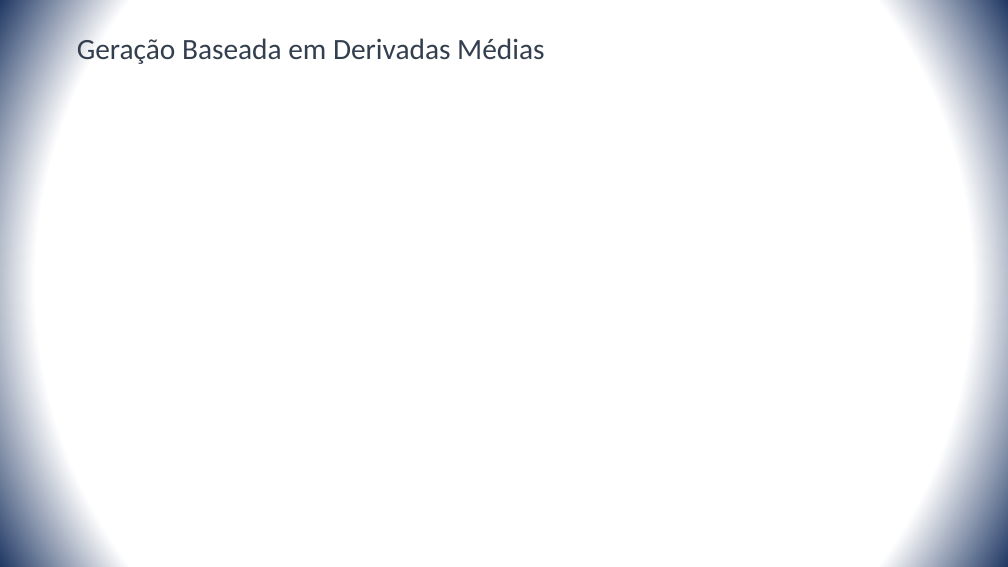
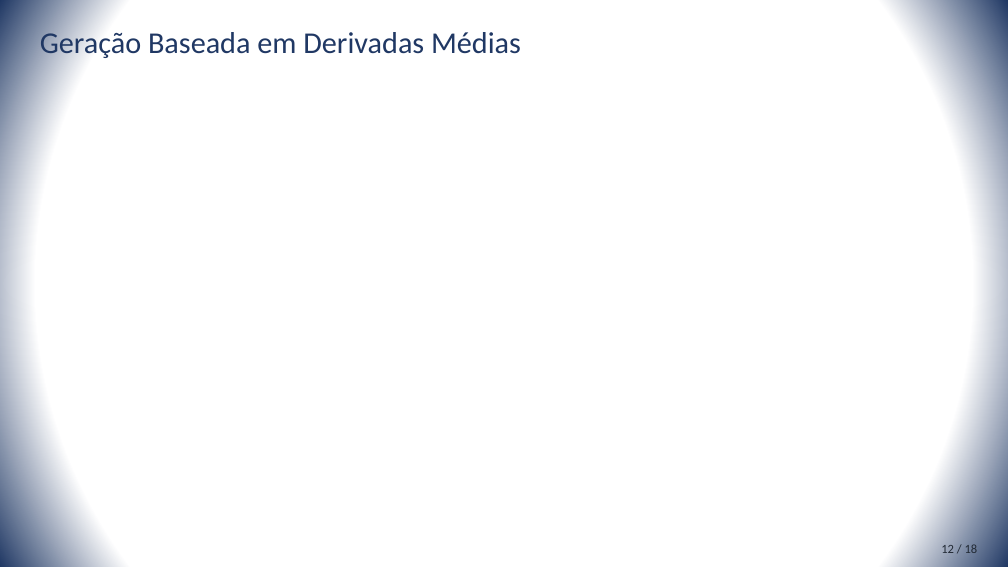
Before and after one commit to rustanitu/atfgtex, a slide deck: slide 12 of presentation/presentation.pptm (slide 10 before the commit). Drawn at 1008x567 pixels with LibreOffice and Linux fonts; fonts in the diff are those of the drawing. Boxes give left, top, right and bottom in pixels: in the first picture for what was removed or moved away, otherwise in the second. Text is boxed around its words. In the diff, an @@ line names an element or a change of style, - is before the commit and + after.

```diff
--- a/presentation/presentation.pptm
+++ b/presentation/presentation.pptm
@@ title "Geração Baseada em Derivadas Médias": place and size @@
-title "Geração Baseada em Derivadas Médias" at <box>77,34,544,64</box>
+title "Geração Baseada em Derivadas Médias" at <box>40,27,521,60</box>
@@ title "Geração Baseada em Derivadas Médias" at <box>40,27,521,60</box>: size 28 to 28.8 pt, text colour #333F50 to #203864 @@
@@ text added at <box>941,544,978,553</box>, 12 pt, text #222A35 @@
+12 / 18
```
Also in this commit, not shown: 12 other slides changed, 4 slides added, 2 slides removed, 1 other file.
